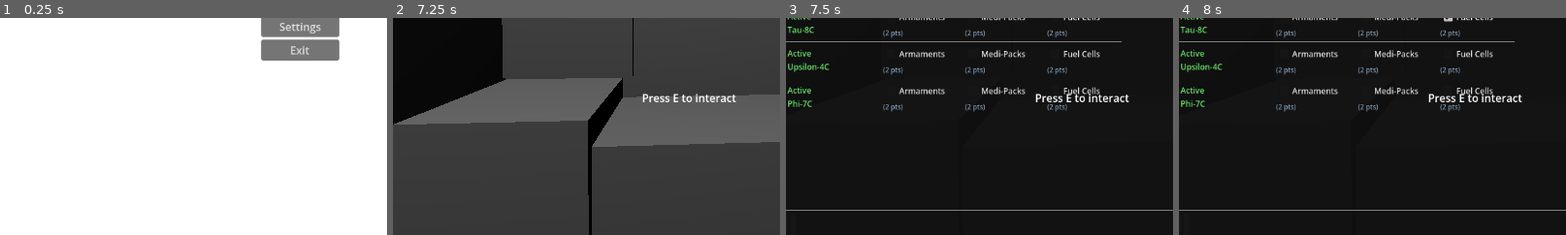
Above: before the commit, frames 1-4 (left to right).
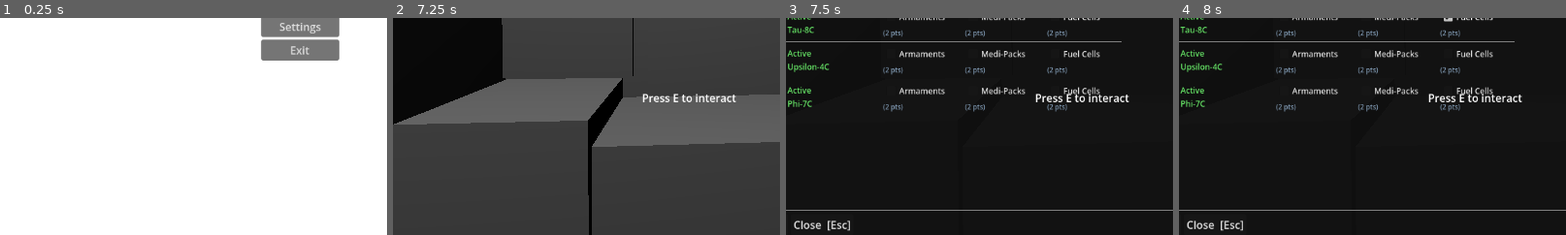
Above: after the commit, the same moments.

Repository: Ant-0verlord/Orbital_Drop
Game: Godot game, scene res://Scenes/Main.tscn
Same seed, same stepped clock (60 frames per second), same inputs: the game is played once before the commit and once after it.
Inputs (mouse positions are % of the whole screen's width and height, from its top left):
- Up to frame 1 (0.25 s): no input
- Up to frame 2 (7.25 s): click "Play" at 0.5 s; tap Enter at 1.25, 2.75, 6.5 s; move the mouse to (49, 52) at 1.27 s; hold E (interact) 1.28-2.03 s; hold W (move_forward) 1.28-3.53 s; click (49, 52) at 1.42 s; tap Space at 2, 3.5 s; move the mouse to (57, 51) at 2.02 s; tap 1 at 2.1, 4.35, 6.6 s; click (57, 51) at 2.17 s; move the mouse to (42, 49) at 2.77 s; tap 5 at 2.85, 5.1 s; click (42, 49) at 2.92 s; move the mouse to (51, 50) at 3.52 s; hold A (move_left) 3.53-4.28 s; tap E (interact) at 3.6 s; click (51, 50) at 3.67 s; move the mouse to (46, 48) at 4.27 s; hold W (move_forward) 4.28-6.53 s; click (46, 48) at 4.42 s; move the mouse to (55, 50) at 5.02 s; click (55, 50) at 5.17 s; move the mouse to (45, 50) at 5.77 s; hold E (interact) 5.78-6.53 s; click (45, 50) at 5.92 s; move the mouse to (52, 48) at 6.52 s; hold D (move_right) from 6.53 s (still down); click (52, 48) at 6.67 s
- Up to frame 3 (7.5 s): tap E (interact) at 7.25 s; move the mouse to (49, 52) at 7.27 s; release D (move_right) at 7.28 s; hold W (move_forward) from 7.28 s (still down); tap 5 at 7.35 s; click (49, 52) at 7.42 s
- Up to frame 4 (8 s): keep holding W (move_forward)
The pictures show only the part of the screen within x 11-61%, y 50-100%; the shares and areas given below are measured in that part.

Frames 1-2 are identical in both runs. In frame 3, 0.3% of the frame differs, in the area x 2-17%, y 93-99%; in frame 4, 0.3%.

Commit message:
Exporterd, bug fixes, signal fix

Diff:
--- a/Scenes/Logistics_Terminal.tscn
+++ b/Scenes/Logistics_Terminal.tscn
@@ -130,6 +130,7 @@
 
 [node name="CloseBtn" type="Button" parent="MeshInstance3D/StaticBody3D/LogisticsPopup/PanelContainer/VBoxContainer/ButtonRow" unique_id=2142155908]
 layout_mode = 2
+text = "Close  [Esc]"
 
 [node name="EndOverlay" type="ColorRect" parent="MeshInstance3D/StaticBody3D/LogisticsPopup" unique_id=750091720]
 layout_mode = 0
--- a/Scripts/HexCanvas.gd
+++ b/Scripts/HexCanvas.gd
@@ -21,6 +21,9 @@
 var drag_start_offset: Vector2 = Vector2.ZERO
 
 signal hex_clicked(sector: String)
+
+var flicker_timer: float = 0.0
+const FLICKER_INTERVAL: float = 0.4  # seconds between flicker re-rolls
 
 const PULSE_SPEED: float = 2.5
 const HEX_RADIUS: float  = 38.0
@@ -65,17 +68,21 @@
 
 	if dragging:
 		var mouse_pos = get_local_mouse_position()
-		var target_offset = drag_start_offset + (mouse_pos - drag_start_mouse)
-		pan_offset = pan_offset.lerp(target_offset, 0.35)  # smaller = smoother/slower follow
+		pan_offset = drag_start_offset + (mouse_pos - drag_start_mouse)
 		_clamp_pan_offset()
 		queue_redraw()
 
 	pulse_time += delta * PULSE_SPEED
+
 	var interference = SquadManager.interference
 	if interference > 0.2:
-		for sector in zone_states:
-			if zone_states[sector].get("enemy_count", 0) > 0:
-				flicker_states[sector] = randf() > interference * 0.35
+		flicker_timer += delta
+		if flicker_timer >= FLICKER_INTERVAL:
+			flicker_timer = 0.0
+			for sector in zone_states:
+				if zone_states[sector].get("enemy_count", 0) > 0:
+					flicker_states[sector] = randf() > interference * 0.35
+
 	queue_redraw()
 
 
--- a/Scripts/Popups/VoxCasterPopup.gd
+++ b/Scripts/Popups/VoxCasterPopup.gd
@@ -10,6 +10,11 @@
 # =============================================================
 
 var player: Node = null
+var cached_turn: int = -1
+var cached_quality: Dictionary = {}      # squad_name -> "normal"/"delayed"/"ghost"/"dead"
+var cached_need_text: Dictionary = {}    # squad_name -> garbled need string
+var cached_status_text: Dictionary = {}  # squad_name -> garbled status string
+var cached_flavour: Dictionary = {}      # squad_name -> chosen flavour line (dead/ghost/delayed labels)
 
 const STATIC_CHARS = ["—", "█", "░", "▒", "?", "#", "~", "×"]
 
@@ -62,8 +67,48 @@
 func refresh() -> void:
 	if SquadManager.squads.is_empty():
 		return
+	_ensure_cache_for_turn()
 	_rebuild_transmissions()
 
+func _ensure_cache_for_turn() -> void:
+	if cached_turn == SquadManager.current_turn:
+		return  # already built for this turn
+
+	cached_turn = SquadManager.current_turn
+	cached_quality.clear()
+	cached_need_text.clear()
+	cached_status_text.clear()
+	cached_flavour.clear()
+
+	for squad_name in SquadManager.squads:
+		var squad = SquadManager.squads[squad_name]
+		if squad.status == SquadManager.Status.CRITICAL:
+			continue  # distress calls always render fresh, no caching needed
+
+		var quality = _transmission_quality(squad)
+		cached_quality[squad_name] = quality
+
+		match quality:
+			"dead":
+				cached_flavour[squad_name] = DEAD_CHANNEL[randi() % DEAD_CHANNEL.size()]
+			"ghost":
+				cached_flavour[squad_name] = GHOST_SIGNAL[randi() % GHOST_SIGNAL.size()]
+				var need_str = SquadManager.NEED_NAMES[squad.need]
+				var raw = "Requesting %s. Awaiting your order." % need_str
+				cached_need_text[squad_name] = _garble_text(raw, 0.95)
+			"delayed":
+				cached_flavour[squad_name] = DELAYED_BURST[randi() % DELAYED_BURST.size()]
+				var need_str = SquadManager.NEED_NAMES[squad.need]
+				var raw = "Requesting %s. Awaiting your order." % need_str
+				cached_need_text[squad_name] = _garble_text(raw, 0.5)
+				cached_status_text[squad_name] = _garble_text(_status_context(squad), 0.3)
+			"normal":
+				if squad.status != SquadManager.Status.LOST:
+					var interference = SquadManager.interference
+					var need_str = SquadManager.NEED_NAMES[squad.need]
+					var raw_need_msg = "Requesting %s. Awaiting your order." % need_str
+					cached_need_text[squad_name] = _garble_text(raw_need_msg, interference)
+					cached_status_text[squad_name] = _garble_text(_status_context(squad), interference * 0.6)
 
 func _rebuild_transmissions() -> void:
 	if turn_label:
@@ -163,8 +208,7 @@
 # Main transmission builder — routes by quality
 # -------------------------------------------------------
 func _add_transmission(squad: Dictionary) -> void:
-	var quality = _transmission_quality(squad)
-
+	var quality = cached_quality.get(squad.name, "normal")
 	match quality:
 		"dead":    _add_dead_channel(squad)
 		"ghost":   _add_ghost_signal(squad)
@@ -198,12 +242,11 @@
 	vbox.add_child(header)
 
 	var status_lbl := Label.new()
-	status_lbl.text = DEAD_CHANNEL[randi() % DEAD_CHANNEL.size()]
+	status_lbl.text = cached_flavour.get(squad.name, DEAD_CHANNEL[0])
 	status_lbl.add_theme_font_size_override("font_size", 12)
 	status_lbl.add_theme_color_override("font_color", Color(0.3, 0.3, 0.35))
 	vbox.add_child(status_lbl)
 
-	# Static noise line
 	var noise := Label.new()
 	noise.text = _generate_static(40)
 	noise.add_theme_font_size_override("font_size", 11)
@@ -243,16 +286,13 @@
 	header.add_child(source_lbl)
 
 	var quality_lbl := Label.new()
-	quality_lbl.text = GHOST_SIGNAL[randi() % GHOST_SIGNAL.size()]
+	quality_lbl.text = cached_flavour.get(squad.name, GHOST_SIGNAL[0])
 	quality_lbl.add_theme_font_size_override("font_size", 10)
 	quality_lbl.add_theme_color_override("font_color", Color(0.6, 0.3, 0.8))
 	header.add_child(quality_lbl)
 
-	# Need text — fully garbled, unreadable
-	var need_str = SquadManager.NEED_NAMES[squad.need]
-	var raw = "Requesting %s. Awaiting your order." % need_str
 	var garbled_lbl := Label.new()
-	garbled_lbl.text = _garble_text(raw, 0.95)
+	garbled_lbl.text = cached_need_text.get(squad.name, "")
 	garbled_lbl.autowrap_mode = TextServer.AUTOWRAP_WORD
 	garbled_lbl.add_theme_font_size_override("font_size", 13)
 	garbled_lbl.add_theme_color_override("font_color", Color(0.4, 0.25, 0.5))
@@ -291,24 +331,20 @@
 	header.add_child(source_lbl)
 
 	var quality_lbl := Label.new()
-	quality_lbl.text = DELAYED_BURST[randi() % DELAYED_BURST.size()]
+	quality_lbl.text = cached_flavour.get(squad.name, DELAYED_BURST[0])
 	quality_lbl.add_theme_font_size_override("font_size", 10)
 	quality_lbl.add_theme_color_override("font_color", Color(0.8, 0.65, 0.2))
 	header.add_child(quality_lbl)
 
-	# Need text — partially readable, moderate garble
-	var need_str = SquadManager.NEED_NAMES[squad.need]
-	var raw = "Requesting %s. Awaiting your order." % need_str
 	var need_lbl := Label.new()
-	need_lbl.text = _garble_text(raw, 0.5)
+	need_lbl.text = cached_need_text.get(squad.name, "")
 	need_lbl.autowrap_mode = TextServer.AUTOWRAP_WORD
 	need_lbl.add_theme_font_size_override("font_size", 13)
 	need_lbl.add_theme_color_override("font_color", Color(0.7, 0.65, 0.4))
 	vbox.add_child(need_lbl)
 
-	# Status context — lightly garbled
 	var status_lbl := Label.new()
-	status_lbl.text = _garble_text(_status_context(squad), 0.3)
+	status_lbl.text = cached_status_text.get(squad.name, "")
 	status_lbl.autowrap_mode = TextServer.AUTOWRAP_WORD
 	status_lbl.add_theme_font_size_override("font_size", 11)
 	status_lbl.add_theme_color_override("font_color", Color(0.55, 0.5, 0.35))
@@ -357,10 +393,8 @@
 	quality_lbl.add_theme_color_override("font_color", _signal_quality_color(interference))
 	header.add_child(quality_lbl)
 
-	var need_str = SquadManager.NEED_NAMES[squad.need]
-	var raw_need_msg = "Requesting %s. Awaiting your order." % need_str
 	var need_lbl := Label.new()
-	need_lbl.text = _garble_text(raw_need_msg, interference)
+	need_lbl.text = cached_need_text.get(squad.name, "")
 	need_lbl.autowrap_mode = TextServer.AUTOWRAP_WORD
 	need_lbl.add_theme_font_size_override("font_size", 13)
 	need_lbl.add_theme_color_override("font_color",
@@ -368,7 +402,7 @@
 	vbox.add_child(need_lbl)
 
 	var status_lbl := Label.new()
-	status_lbl.text = _garble_text(_status_context(squad), interference * 0.6)
+	status_lbl.text = cached_status_text.get(squad.name, "")
 	status_lbl.autowrap_mode = TextServer.AUTOWRAP_WORD
 	status_lbl.add_theme_font_size_override("font_size", 11)
 	status_lbl.add_theme_color_override("font_color", Color(0.65, 0.7, 0.75))
Not shown, added: BUILDS/BUILD1/index.apple-touch-icon.png.import
Not shown, added: BUILDS/BUILD1/index.icon.png.import
Not shown, added: BUILDS/BUILD1/index.png.import
Not shown, added: export_presets.cfg
Not shown, added: BUILDS/BUILD1/index.apple-touch-icon.png
Not shown, added: BUILDS/BUILD1/index.audio.position.worklet.js
Not shown, added: BUILDS/BUILD1/index.audio.worklet.js
Not shown, added: BUILDS/BUILD1/index.html
Not shown, added: BUILDS/BUILD1/index.icon.png
Not shown, added: BUILDS/BUILD1/index.js
Not shown, added: BUILDS/BUILD1/index.pck
Not shown, added: BUILDS/BUILD1/index.png
(and 2 more such lines)
